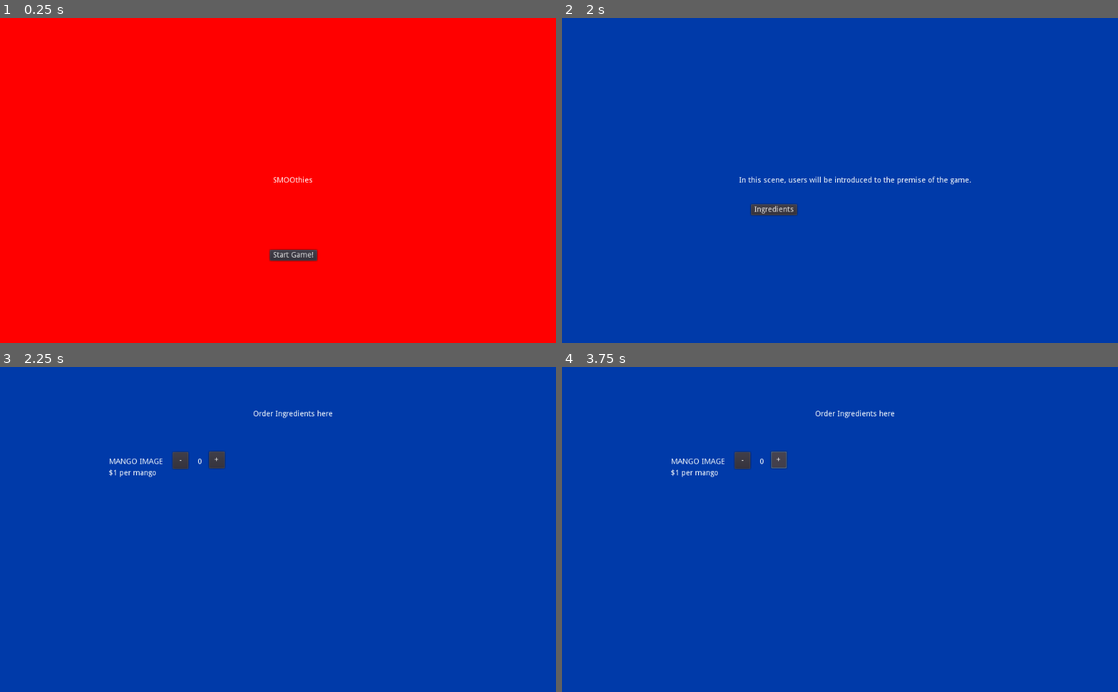
Above: before the commit, frames 1-4 (two rows, left to right).
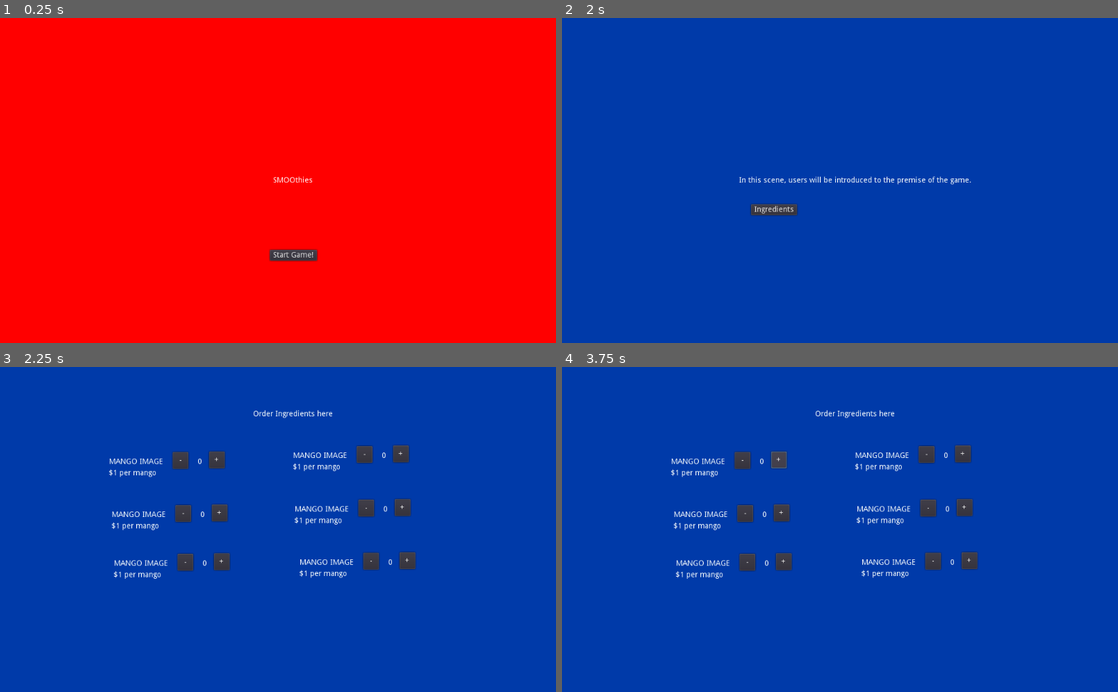
Above: after the commit, the same moments.

Repository: thepriscillawang/SMOOthies
Game: Godot game, scene res://Scenes/Main.tscn
Same seed, same stepped clock (60 frames per second), same inputs: the game is played once before the commit and once after it.
Inputs:
- Up to frame 1 (0.25 s): no input
- Up to frame 2 (2 s): click "Start Game!" at 0.5 s; click "Start Game!" at 1.25 s
- Up to frame 3 (2.25 s): click "Ingredients" at 2 s
- Up to frame 4 (3.75 s): click "-" at 2.75 s; click "+" at 3.5 s

Frames 1-2 are identical in both runs. In frame 3, 2.7% of the frame differs, in the area x 20-75%, y 23-66%; in frame 4, 2.7%.

Commit message:
duplicated buttons

Diff:
--- a/src/SMOOthies/Scenes/Ingredients.tscn
+++ b/src/SMOOthies/Scenes/Ingredients.tscn
@@ -12,7 +12,7 @@
 margin_bottom = 600.0
 color = Color( 0, 0.231373, 0.666667, 1 )
 
-[node name="premise of game" type="Label" parent="ColorRect"]
+[node name="Title" type="Label" parent="ColorRect"]
 anchor_left = 0.5
 anchor_top = 0.5
 anchor_right = 0.5
@@ -64,3 +64,212 @@
 margin_right = 171.0
 margin_bottom = 14.0
 text = "0"
+
+[node name="REPLACE mango2" type="Label" parent="ColorRect"]
+anchor_left = 0.5
+anchor_top = 0.5
+anchor_right = 0.5
+anchor_bottom = 0.5
+margin_left = -334.0
+margin_top = -34.0
+margin_right = -231.0
+margin_bottom = -20.0
+text = "MANGO IMAGE "
+
+[node name="Mango Price" type="Label" parent="ColorRect/REPLACE mango2"]
+margin_left = -1.0
+margin_top = 21.0
+margin_right = 87.0
+margin_bottom = 35.0
+text = "$1 per mango"
+
+[node name="subtract mango" type="Button" parent="ColorRect/REPLACE mango2"]
+anchor_right = 0.273
+anchor_bottom = 3.0
+margin_left = 117.0
+margin_top = -11.0
+margin_right = 117.881
+margin_bottom = -22.0
+text = "-"
+
+[node name="add mango" type="Button" parent="ColorRect/REPLACE mango2"]
+anchor_right = 0.273
+anchor_bottom = 3.0
+margin_left = 184.0
+margin_top = -12.0
+margin_right = 184.881
+margin_bottom = -23.0
+text = "+"
+
+[node name="NumMango" type="Label" parent="ColorRect/REPLACE mango2"]
+margin_left = 163.0
+margin_right = 171.0
+margin_bottom = 14.0
+text = "0"
+
+[node name="REPLACE mango3" type="Label" parent="ColorRect"]
+anchor_left = 0.5
+anchor_top = 0.5
+anchor_right = 0.5
+anchor_bottom = 0.5
+margin_left = -330.0
+margin_top = 56.0
+margin_right = -227.0
+margin_bottom = 70.0
+text = "MANGO IMAGE "
+
+[node name="Mango Price" type="Label" parent="ColorRect/REPLACE mango3"]
+margin_left = -1.0
+margin_top = 21.0
+margin_right = 87.0
+margin_bottom = 35.0
+text = "$1 per mango"
+
+[node name="subtract mango" type="Button" parent="ColorRect/REPLACE mango3"]
+anchor_right = 0.273
+anchor_bottom = 3.0
+margin_left = 117.0
+margin_top = -11.0
+margin_right = 117.881
+margin_bottom = -22.0
+text = "-"
+
+[node name="add mango" type="Button" parent="ColorRect/REPLACE mango3"]
+anchor_right = 0.273
+anchor_bottom = 3.0
+margin_left = 184.0
+margin_top = -12.0
+margin_right = 184.881
+margin_bottom = -23.0
+text = "+"
+
+[node name="NumMango" type="Label" parent="ColorRect/REPLACE mango3"]
+margin_left = 163.0
+margin_right = 171.0
+margin_bottom = 14.0
+text = "0"
+
+[node name="REPLACE mango4" type="Label" parent="ColorRect"]
+anchor_left = 0.5
+anchor_top = 0.5
+anchor_right = 0.5
+anchor_bottom = 0.5
+margin_top = -143.0
+margin_right = 103.0
+margin_bottom = -129.0
+text = "MANGO IMAGE "
+
+[node name="Mango Price" type="Label" parent="ColorRect/REPLACE mango4"]
+margin_left = -1.0
+margin_top = 21.0
+margin_right = 87.0
+margin_bottom = 35.0
+text = "$1 per mango"
+
+[node name="subtract mango" type="Button" parent="ColorRect/REPLACE mango4"]
+anchor_right = 0.273
+anchor_bottom = 3.0
+margin_left = 117.0
+margin_top = -11.0
+margin_right = 117.881
+margin_bottom = -22.0
+text = "-"
+
+[node name="add mango" type="Button" parent="ColorRect/REPLACE mango4"]
+anchor_right = 0.273
+anchor_bottom = 3.0
+margin_left = 184.0
+margin_top = -12.0
+margin_right = 184.881
+margin_bottom = -23.0
+text = "+"
+
+[node name="NumMango" type="Label" parent="ColorRect/REPLACE mango4"]
+margin_left = 163.0
+margin_right = 171.0
+margin_bottom = 14.0
+text = "0"
+
+[node name="REPLACE mango5" type="Label" parent="ColorRect"]
+anchor_left = 0.5
+anchor_top = 0.5
+anchor_right = 0.5
+anchor_bottom = 0.5
+margin_left = 3.0
+margin_top = -44.0
+margin_right = 106.0
+margin_bottom = -30.0
+text = "MANGO IMAGE "
+
+[node name="Mango Price" type="Label" parent="ColorRect/REPLACE mango5"]
+margin_left = -1.0
+margin_top = 21.0
+margin_right = 87.0
+margin_bottom = 35.0
+text = "$1 per mango"
+
+[node name="subtract mango" type="Button" parent="ColorRect/REPLACE mango5"]
+anchor_right = 0.273
+anchor_bottom = 3.0
+margin_left = 117.0
+margin_top = -11.0
+margin_right = 117.881
+margin_bottom = -22.0
+text = "-"
+
+[node name="add mango" type="Button" parent="ColorRect/REPLACE mango5"]
+anchor_right = 0.273
+anchor_bottom = 3.0
+margin_left = 184.0
+margin_top = -12.0
+margin_right = 184.881
+margin_bottom = -23.0
+text = "+"
+
+[node name="NumMango" type="Label" parent="ColorRect/REPLACE mango5"]
+margin_left = 163.0
+margin_right = 171.0
+margin_bottom = 14.0
+text = "0"
+
+[node name="REPLACE mango6" type="Label" parent="ColorRect"]
+anchor_left = 0.5
+anchor_top = 0.5
+anchor_right = 0.5
+anchor_bottom = 0.5
+margin_left = 12.0
+margin_top = 54.0
+margin_right = 115.0
+margin_bottom = 68.0
+text = "MANGO IMAGE "
+
+[node name="Mango Price" type="Label" parent="ColorRect/REPLACE mango6"]
+margin_left = -1.0
+margin_top = 21.0
+margin_right = 87.0
+margin_bottom = 35.0
+text = "$1 per mango"
+
+[node name="subtract mango" type="Button" parent="ColorRect/REPLACE mango6"]
+anchor_right = 0.273
+anchor_bottom = 3.0
+margin_left = 117.0
+margin_top = -11.0
+margin_right = 117.881
+margin_bottom = -22.0
+text = "-"
+
+[node name="add mango" type="Button" parent="ColorRect/REPLACE mango6"]
+anchor_right = 0.273
+anchor_bottom = 3.0
+margin_left = 184.0
+margin_top = -12.0
+margin_right = 184.881
+margin_bottom = -23.0
+text = "+"
+
+[node name="NumMango" type="Label" parent="ColorRect/REPLACE mango6"]
+margin_left = 163.0
+margin_right = 171.0
+margin_bottom = 14.0
+text = "0"
